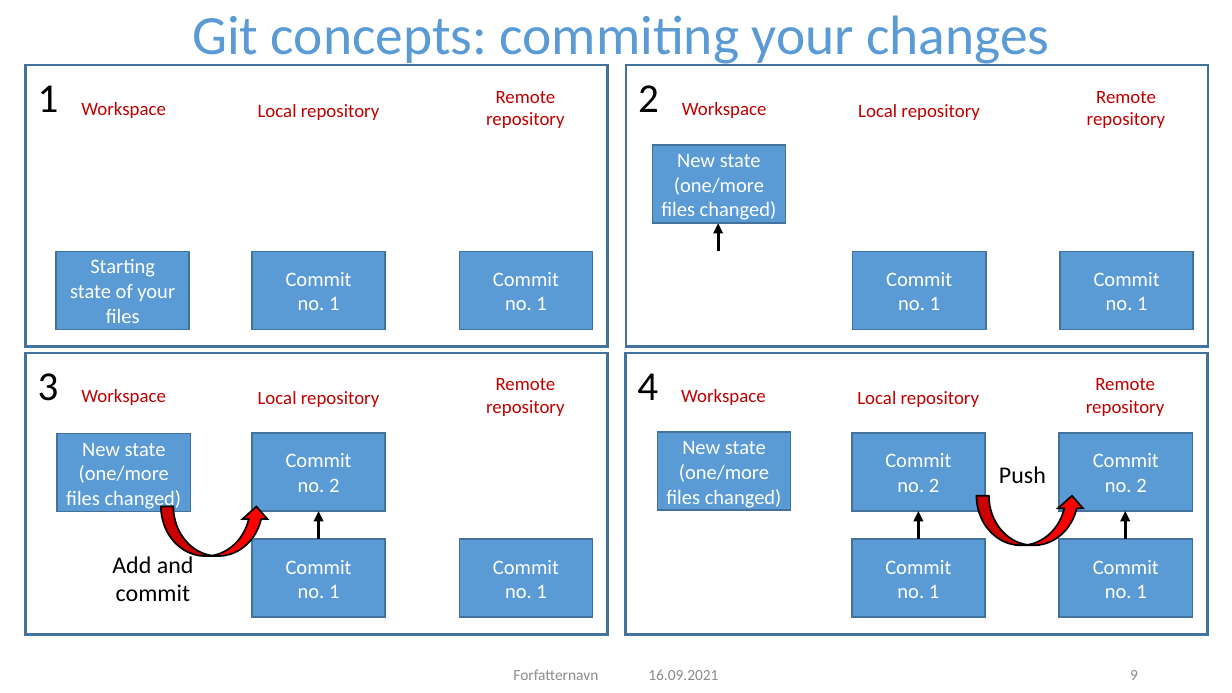
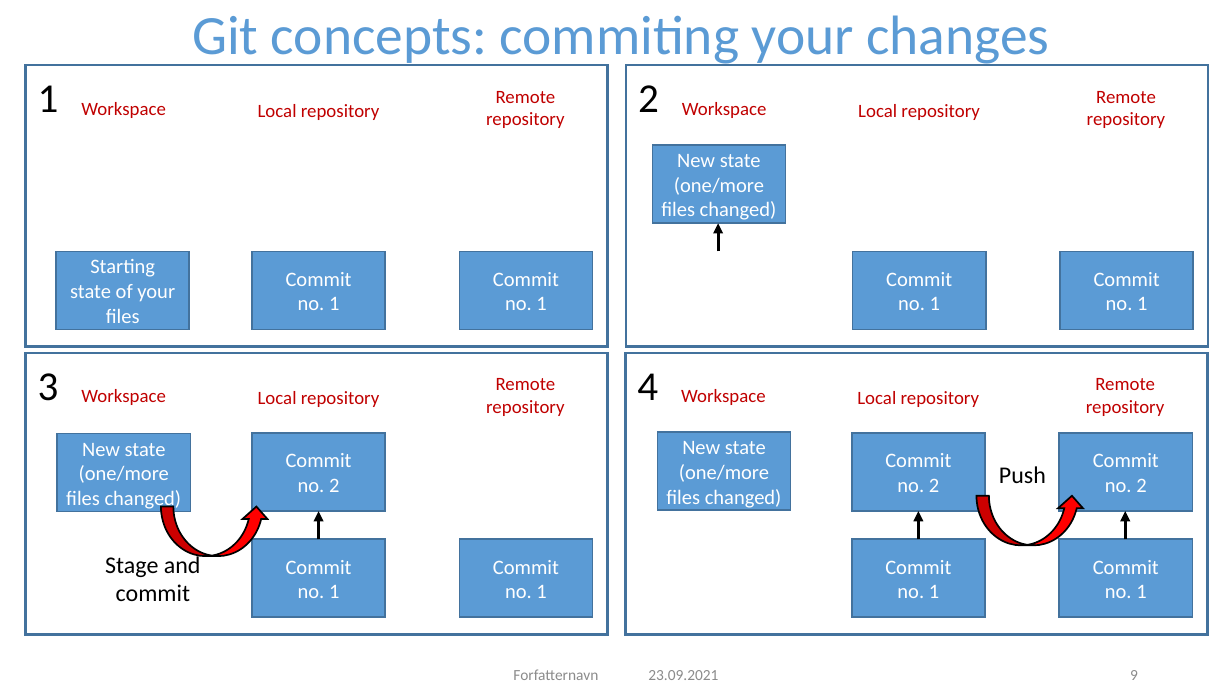
Before and after one commit to NIVANorge/R-Resources, a slide deck: slide 9 of Git concepts.pptx. Drawn at 1232x693 pixels with LibreOffice and Linux fonts; fonts in the diff are those of the drawing; background and template pictures are left out. Boxes give left, top, right and bottom in pixels: in the first picture for what was removed or moved away, otherwise in the second. Text is boxed around its words. In the diff, an @@ line names an element or a change of style, - is before the commit and + after.

```diff
--- a/Git concepts.pptx
+++ b/Git concepts.pptx
@@ text at [105, 552, 201, 601]: text changed @@
-Add and commit
+Stage and commit
@@ text at [648, 670, 718, 680]: text changed @@
-16.09.2021
+23.09.2021
```
Also in this commit, not shown: 21 other slides changed, 2 slides added, 1 slide removed.
